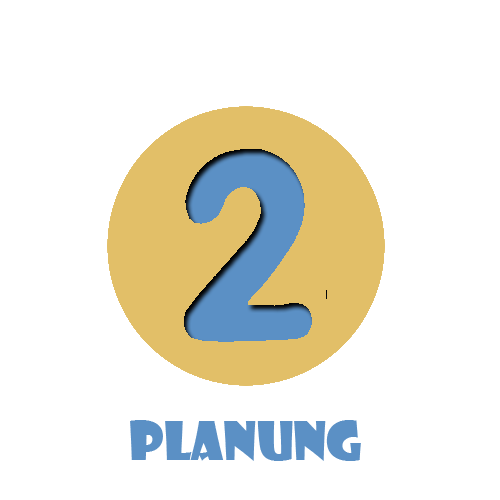
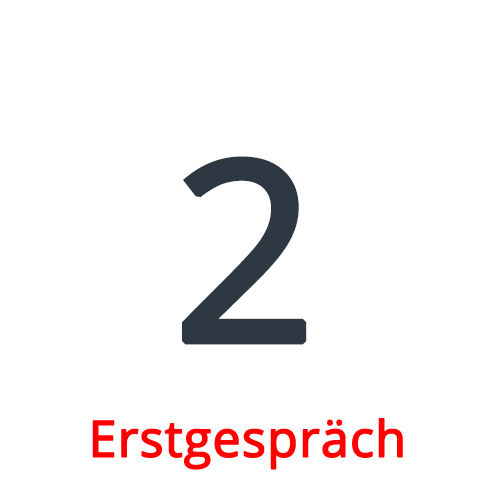
Layers edited between the first and the second 500 x 500 image:
renamed "Planung" to "Erstgespräch", moved it above "2", painted on it over [92, 418, 403, 470]
added layer "2" above "Réteg 0 másolat" over [182, 156, 307, 345]
renamed "Réteg 4" to "Réteg 0 másolat", painted on it over [107, 106, 385, 386]
removed layer "Réteg 2" over [107, 106, 385, 386]
